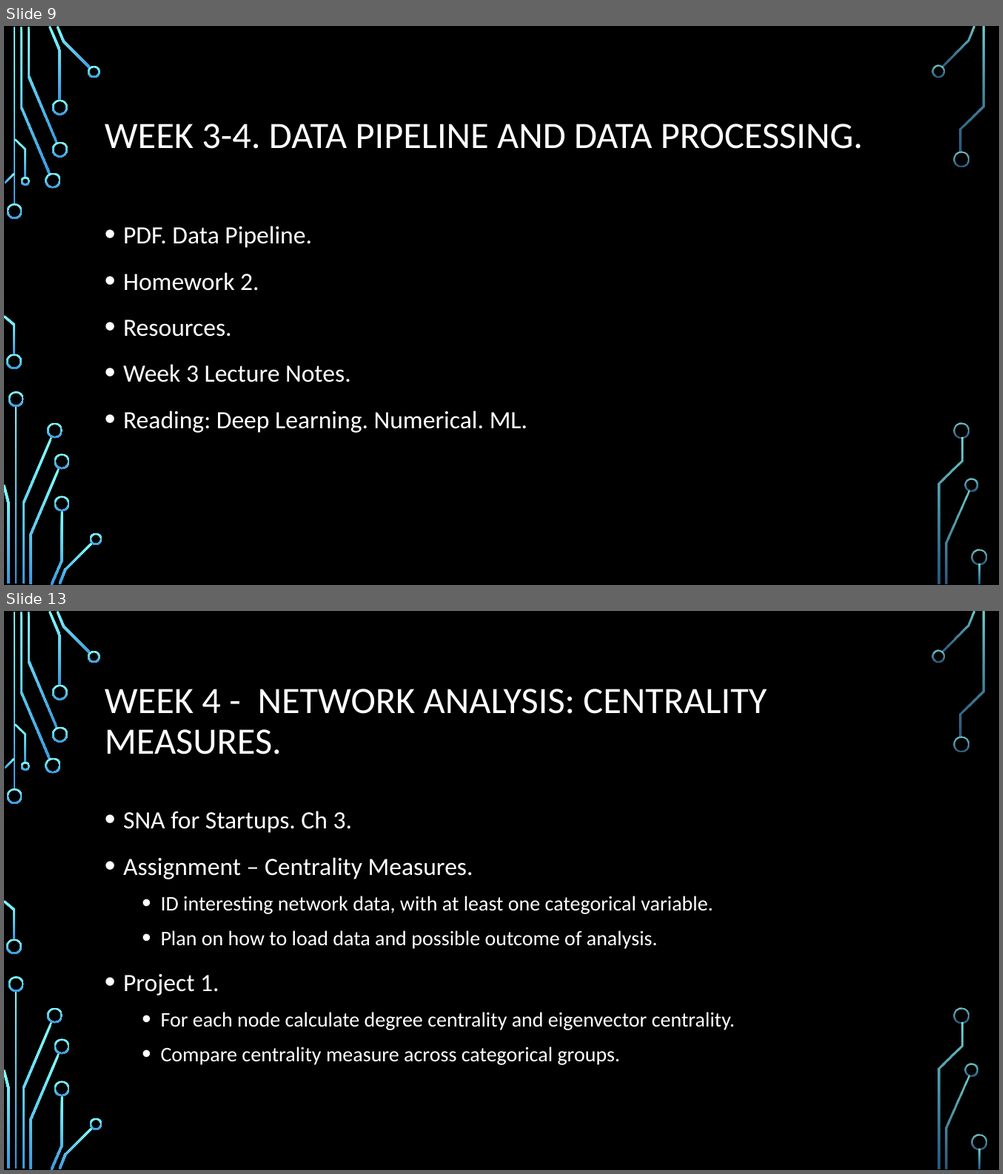
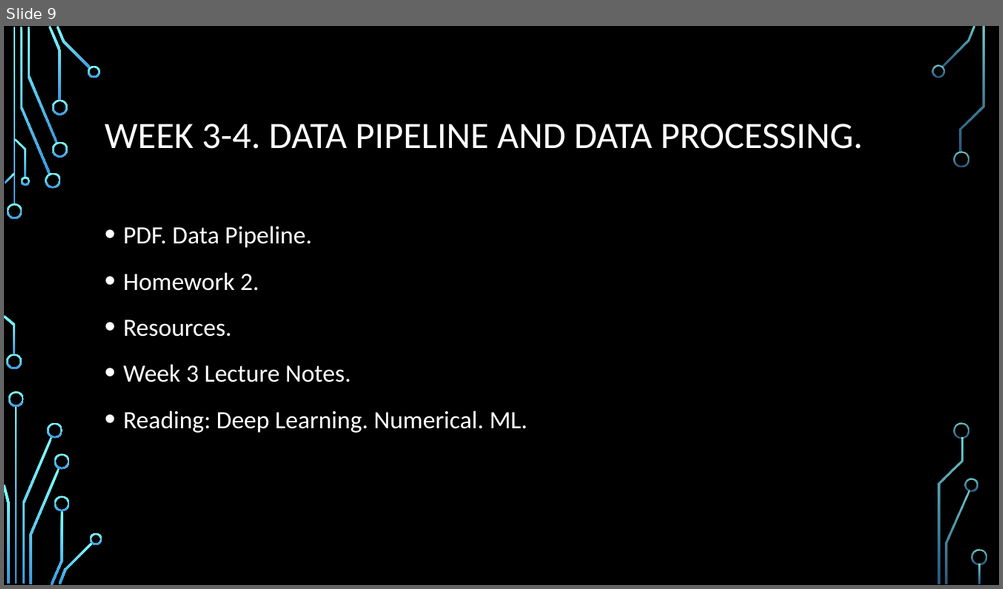
Before and after one commit to mgroysman/Data-622.-Fall-2019., a slide deck: Data 622.pptx. Shown one above the other, each under a label of ours: slides 9 and 13 before the commit, slide 9 after it; the slides between them are not shown. The pictures are 1003x1174 and 1003x589 pixels, drawn with LibreOffice and Linux fonts; fonts in the diff are those of the drawing; background and template pictures are left out. Boxes give left, top, right and bottom in pixels: in the first picture for what was removed or moved away, otherwise in the second. Text is boxed around its words. In the diff, an @@ line names an element or a change of style, - is before the commit and + after.

```diff
--- a/Data 622.pptx
+++ b/Data 622.pptx
@@ slide 13 removed at <box>4,611,999,1170</box>, background picture (left out); not listed: 36 template elements that a slide beside it also shows @@
@@ title removed at <box>105,689,766,755</box> @@
-WEEK 4 - NETWORK ANALYSIS: CENTRALITY MEASURES.
@@ text removed at <box>123,811,734,1065</box> @@
-• SNA for Startups. Ch 3.
-• Assignment – Centrality Measures.
-  • ID interesting network data, with at least one categorical variable.
-  • Plan on how to load data and possible outcome of analysis.
-• Project 1.
-  • For each node calculate degree centrality and eigenvector centrality.
-  • Compare centrality measure across categorical groups.
```
Also in this commit, not shown: 3 slides changed, 29 slides added.
